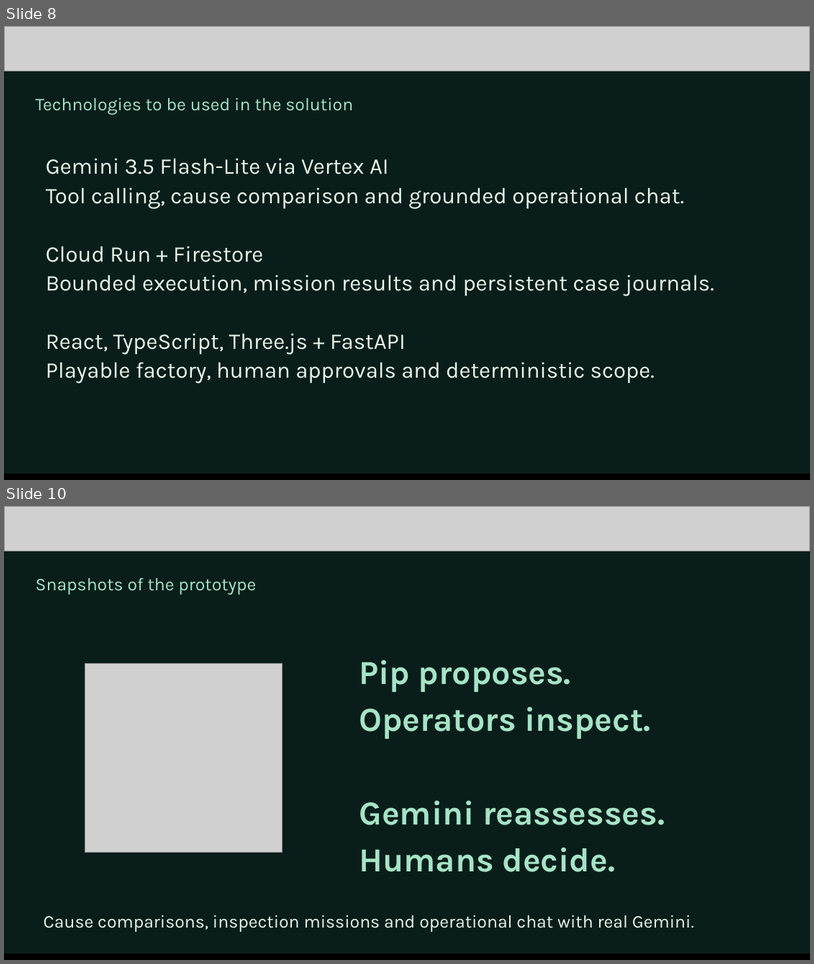
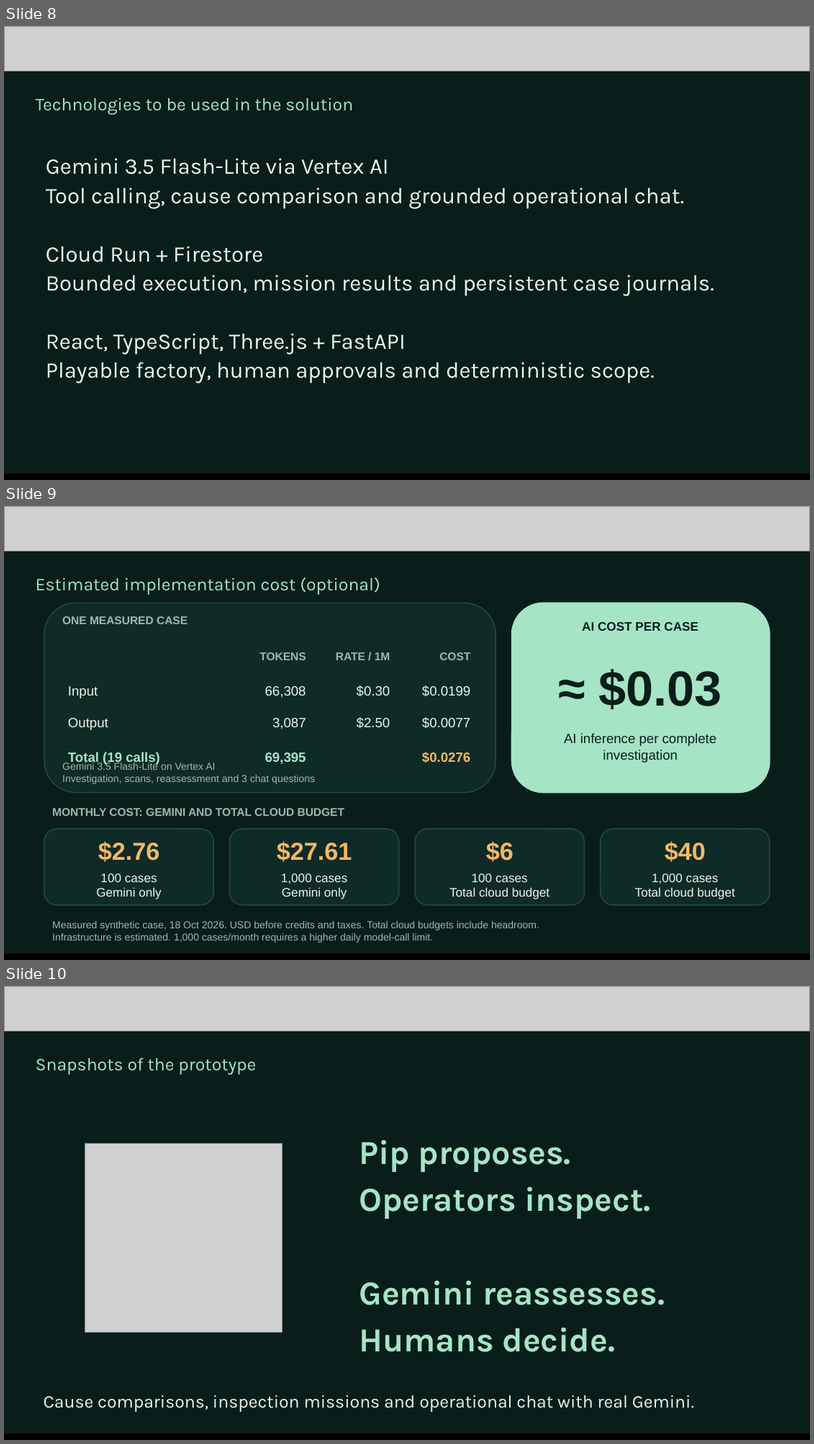
Before and after one commit to mk-tdev/BatchLens, a slide deck: docs/submission/BatchLens-Pitch-Review.pptx. Shown one above the other, each under a label of ours: slides 8 and 10 before the commit, slides 8, 9 and 10 after it; the slides between them are not shown. The pictures are 814x964 and 814x1444 pixels, drawn with LibreOffice and Linux fonts; fonts in the diff are those of the drawing; grey boxes stand for pictures. Boxes give left, top, right and bottom in pixels: in the first picture for what was removed or moved away, otherwise in the second. Text is boxed around its words. In the diff, an @@ line names an element or a change of style, - is before the commit and + after.

Commit message:
Refresh pitch exports with measured AI usage and cloud cost estimates

```diff
--- a/docs/submission/BatchLens-Pitch-Review.pptx
+++ b/docs/submission/BatchLens-Pitch-Review.pptx
@@ slide 9 added at bbox=[4, 506, 810, 960], background #091E1B @@
@@ picture added at bbox=[4, 506, 810, 551] @@
@@ text added at bbox=[36, 577, 381, 595], 16 pt, text #A6E4C6 @@
+Estimated implementation cost (optional)
@@ rounded rectangle added at bbox=[44, 602, 496, 793], fill #0F2B27, outline #1F4A41 1 pt @@
@@ rounded rectangle added at bbox=[512, 602, 770, 793], fill #A6E4C6, outline #A6E4C6 1 pt @@
@@ text added at bbox=[62, 616, 188, 624], 10 pt, text #9FB8AD, bold @@
+ONE MEASURED CASE
@@ text added at bbox=[582, 622, 699, 631], 11 pt, text #091E1B, bold @@
+AI COST PER CASE
@@ table added at bbox=[59, 636, 479, 901], 4 rows, 4 columns @@
+ | TOKENS | RATE / 1M | COST
+Input | 66,308 | $0.30 | $0.0199
+Output | 3,087 | $2.50 | $0.0077
+Total (19 calls) | 69,395 |  | $0.0276
@@ text added at bbox=[599, 669, 723, 709], 44 pt, text #091E1B, bold @@
+≈ $0.03
@@ text added at bbox=[564, 733, 718, 762], 12 pt, text #091E1B @@
+AI inference per complete
+investigation
@@ text added at bbox=[62, 762, 315, 784], 9 pt, text #9FB8AD @@
+Gemini 3.5 Flash-Lite on Vertex AI
+Investigation, scans, reassessment and 3 chat questions
@@ text added at bbox=[52, 808, 345, 816], 10 pt, text #9FB8AD, bold @@
+MONTHLY COST: GEMINI AND TOTAL CLOUD BUDGET
@@ rounded rectangle added at bbox=[44, 829, 214, 904], fill #0F2B27, outline #1F4A41 1 pt @@
@@ rounded rectangle added at bbox=[230, 829, 399, 904], fill #0F2B27, outline #1F4A41 1 pt @@
@@ rounded rectangle added at bbox=[415, 829, 584, 904], fill #0F2B27, outline #1F4A41 1 pt @@
@@ rounded rectangle added at bbox=[601, 829, 770, 904], fill #0F2B27, outline #1F4A41 1 pt @@
@@ text added at bbox=[98, 841, 160, 862], 22 pt, text #F4B860, bold @@
+$2.76
@@ text added at bbox=[277, 841, 352, 862], 22 pt, text #F4B860, bold @@
+$27.61
@@ text added at bbox=[486, 841, 514, 862], 22 pt, text #F4B860, bold @@
+$6
@@ text added at bbox=[665, 841, 706, 862], 22 pt, text #F4B860, bold @@
+$40
@@ text added at bbox=[96, 873, 161, 899], 11 pt, text #EAF5E9 @@
+100 cases
+Gemini only
@@ text added at bbox=[281, 873, 348, 899], 11 pt, text #EAF5E9 @@
+1,000 cases
+Gemini only
@@ text added at bbox=[450, 873, 550, 899], 11 pt, text #EAF5E9 @@
+100 cases
+Total cloud budget
@@ text added at bbox=[635, 873, 735, 899], 11 pt, text #EAF5E9 @@
+1,000 cases
+Total cloud budget
@@ text added at bbox=[52, 921, 540, 942], 9 pt, text #9FB8AD @@
+Measured synthetic case, 18 Oct 2026. USD before credits and taxes. Total cloud budgets include headroom.
+Infrastructure is estimated. 1,000 cases/month requires a higher daily model-call limit.
@@ picture added at bbox=[4, 955, 810, 960] @@
@@ rectangle added at bbox=[4, 954, 810, 960], fill #000000 @@
```
Also in this commit, not shown: 1 slide removed, 3 other files.
